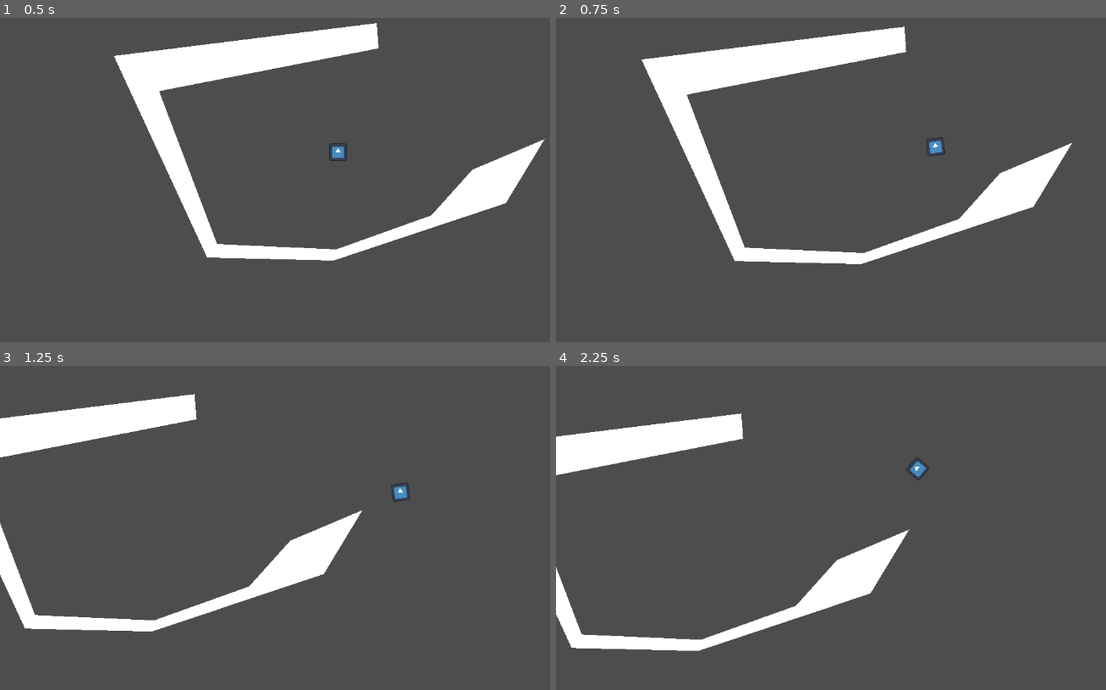
Above: before the commit, frames 1-4 (two rows, left to right).
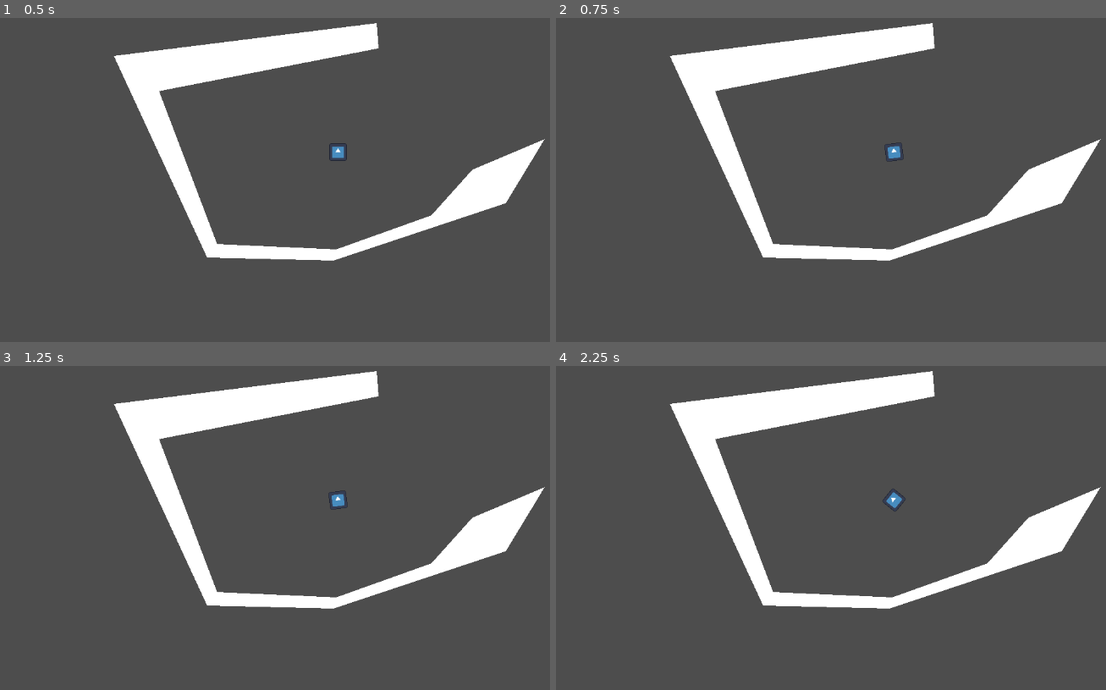
Above: after the commit, the same moments.

Repository: Mastoast/LDJam57
Game: Godot game, scene res://Levels/base_level.tscn
Same seed, same stepped clock (60 frames per second), same inputs: the game is played once before the commit and once after it. The engine's default icon, where the game draws it, is replaced by a stand-in: a white triangle on a blue panel in a dark square.
Inputs (mouse positions are in pixels of both pictures, inside the frame that each line leads up to):
- Up to frame 1 (0.5 s): no input
- Up to frame 2 (0.75 s): tap Enter at 0.5 s; move the mouse to (1045, 134) at 0.52 s; hold Space (ui_select) from 0.53 s (still down)
- Up to frame 3 (1.25 s): keep holding Space (ui_select)
- Up to frame 4 (2.25 s): move the mouse to (759, 518) at 1.27 s; release Space (ui_select) at 1.28 s; tap Space (ui_select) at 1.35, 1.52, 1.82 s; move the mouse to (963, 417) at 2.02 s; hold Space (ui_select) from 2.03 s (still down)

Frame 1 is identical in both runs. In frame 2, 9.1% of the frame differs, in the area x 15-100%, y 1-76%; in frame 3, 16%; in frame 4, 16%, in the area x 0-100%, y 1-88%.

Commit message:
[Dev] New Player

Diff:
--- a/Levels/base_level.tscn
+++ b/Levels/base_level.tscn
@@ -1,12 +1,13 @@
 [gd_scene load_steps=3 format=3 uid="uid://brtkqmlu6ql84"]
 
-[ext_resource type="PackedScene" uid="uid://cirkva4eojwhw" path="res://Player/player.tscn" id="1_ujkqx"]
+[ext_resource type="PackedScene" uid="uid://hmta8pq6weir" path="res://Player/player.tscn" id="1_ujkqx"]
 [ext_resource type="PackedScene" uid="uid://ceaujjvceobtb" path="res://Environment/poly_shape.tscn" id="2_n4mxg"]
 
 [node name="BaseLevel" type="Node2D"]
 
 [node name="Player" parent="." instance=ExtResource("1_ujkqx")]
 position = Vector2(1, 0)
+baseDashForce = 100.0
 
 [node name="PolyShape" parent="." instance=ExtResource("2_n4mxg")]
 position = Vector2(-139, 182)
--- a/Player/player.gd
+++ b/Player/player.gd
@@ -1,15 +1,33 @@
-extends Node2D
+extends CharacterBody2D
 
+#region Variables
 @export
-var baseDashForce : float = 10
+var baseDashForce : float = 100
+
+enum State {Idle, Scan, Dash}
+var Player_State : State = State.Idle
+
+var latestPosition : Vector2
+#endregion
 
 func _ready() -> void:
-	pass # Replace with function body.
+	latestPosition = position
 
 func _process(_delta: float) -> void:
-	look_at(get_global_mouse_position())
-	if Input.is_action_pressed("ui_select"):
-		_dash()
+	if (Player_State == State.Idle):
+		look_at(get_global_mouse_position())
+	if Input.is_action_just_pressed("ui_select", true): ## dash debug
+		Player_State = State.Dash
+		latestPosition = position
+		Player_State = State.Idle
+
+func _physics_process(delta: float) -> void:
+	if Player_State == State.Dash:
+		_dash(delta)
 
 func _dash(dashForceMultiplier: float = 1) -> void:
-	global_position += baseDashForce * dashForceMultiplier * Vector2.from_angle(rotation)
+	latestPosition = position
+	var col = move_and_collide(baseDashForce * dashForceMultiplier * Vector2.from_angle(rotation))
+	if col:
+		Player_State = State.Idle
+		position = latestPosition
--- a/Player/player.tscn
+++ b/Player/player.tscn
@@ -1,22 +1,24 @@
-[gd_scene load_steps=4 format=3 uid="uid://cirkva4eojwhw"]
+[gd_scene load_steps=4 format=3 uid="uid://hmta8pq6weir"]
 
-[ext_resource type="Script" uid="uid://1jkvvmcd0wrd" path="res://Player/player.gd" id="1_4ntmi"]
-[ext_resource type="Texture2D" uid="uid://cph4e7q4enlfx" path="res://icon.svg" id="1_l8h54"]
+[ext_resource type="Texture2D" uid="uid://cph4e7q4enlfx" path="res://icon.svg" id="1_7vf5y"]
+[ext_resource type="Script" uid="uid://1jkvvmcd0wrd" path="res://Player/player.gd" id="1_axnn4"]
 
 [sub_resource type="CapsuleShape2D" id="CapsuleShape2D_hvfyp"]
 radius = 15.0
 
-[node name="Player" type="Node2D"]
-script = ExtResource("1_4ntmi")
+[node name="CharacterBody2D" type="CharacterBody2D"]
+motion_mode = 1
+slide_on_ceiling = false
+floor_stop_on_slope = false
+script = ExtResource("1_axnn4")
+baseDashForce = null
+
+[node name="Sprite2D" type="Sprite2D" parent="."]
+scale = Vector2(0.234244, 0.234244)
+texture = ExtResource("1_7vf5y")
+
+[node name="CollisionShape2D" type="CollisionShape2D" parent="."]
+shape = SubResource("CapsuleShape2D_hvfyp")
 
 [node name="Camera2D" type="Camera2D" parent="."]
 position_smoothing_enabled = true
-
-[node name="CharacterBody2D" type="CharacterBody2D" parent="."]
-
-[node name="Sprite2D" type="Sprite2D" parent="CharacterBody2D"]
-scale = Vector2(0.234244, 0.234244)
-texture = ExtResource("1_l8h54")
-
-[node name="CollisionShape2D" type="CollisionShape2D" parent="CharacterBody2D"]
-shape = SubResource("CapsuleShape2D_hvfyp")
